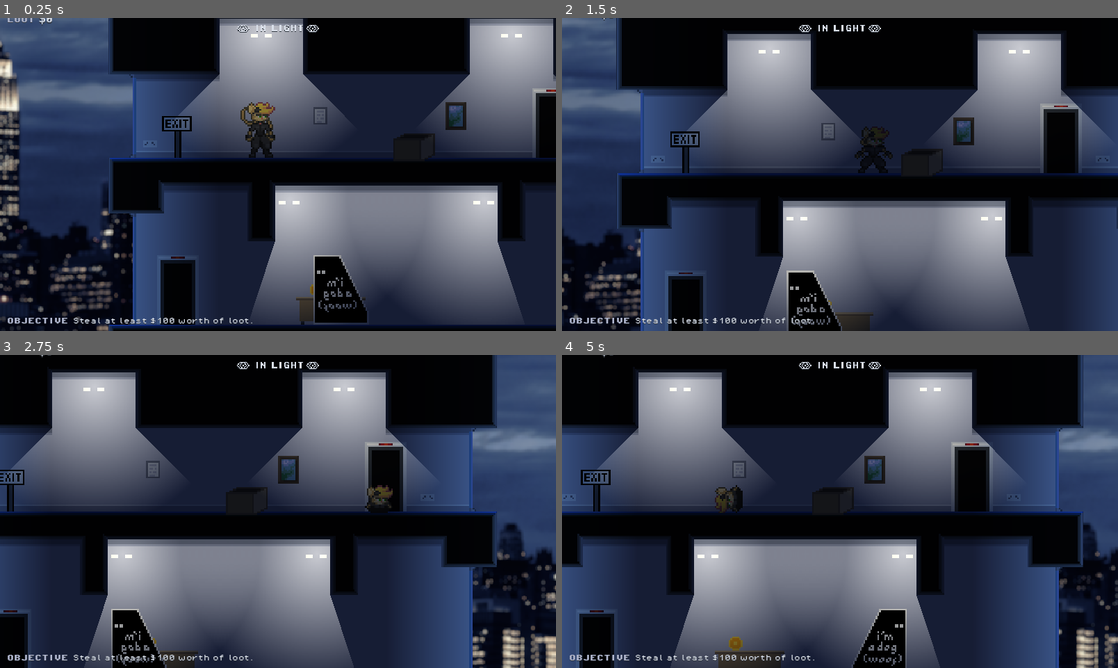
Above: before the commit, frames 1-4 (two rows, left to right).
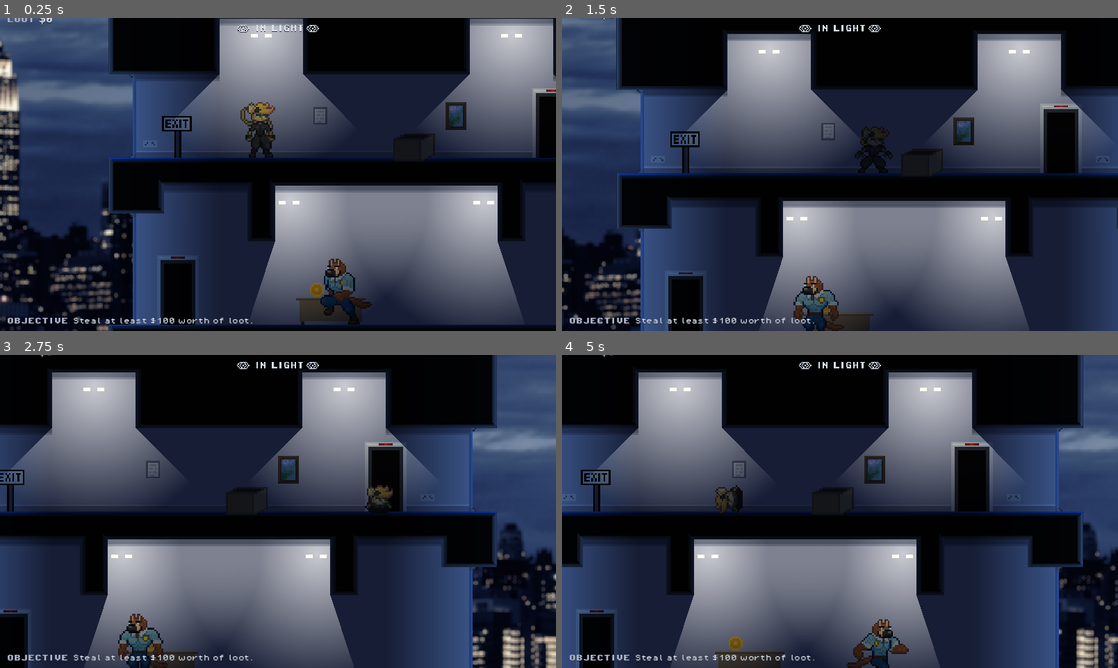
Above: after the commit, the same moments.

Repository: adamscott/catburglar
Game: Godot game, scene res://scenes/testbed.tscn
Two runs of this game, one before a commit and one after it. Both use one fixed random seed, a clock stepped at 60 frames per second and the inputs below. The project has no main scene, so this scene is started directly.
Inputs:
- Up to frame 1 (0.25 s): no input
- Up to frame 2 (1.5 s): hold Right (right) 0.53-1.28 s; tap X (interact) at 0.6, 1.35 s; hold Down (down) from 1.28 s (still down)
- Up to frame 3 (2.75 s): release Down (down) at 2.03 s; hold Right (right) from 2.03 s (still down); tap X (interact) at 2.1 s
- Up to frame 4 (5 s): tap X (interact) at 2.85, 3.6, 4.35 s; release Right (right) at 3.53 s; hold Left (left) from 3.53 s (still down)

The runs differ from the first frame. In frame 1, 1.5% of the frame differs, in the area x 56-67%, y 75-98%; in frame 2, 1.4%; in frame 3, 1.4%; in frame 4, 1.4%.

Commit message:
Add guard dog sprite

Diff:
--- a/game/objects/desk.tscn
+++ b/game/objects/desk.tscn
@@ -4,7 +4,7 @@
 [ext_resource type="Texture2D" uid="uid://cghkheaklv3ll" path="res://sprites/desk.png" id="1_h8ww6"]
 
 [sub_resource type="RectangleShape2D" id="RectangleShape2D_8smty"]
-size = Vector2(24, 16)
+size = Vector2(16, 16)
 
 [node name="Desk" type="Area2D" groups=["obscurer"]]
 z_index = 5
--- a/game/objects/guard.gd
+++ b/game/objects/guard.gd
@@ -1,7 +1,7 @@
 extends CharacterBody2D
 
 const WALK_SPEED : float = 40.0
-const THINKING_TIME : float = 0.5
+const THINKING_TIME : float = 1.0
 
 enum State {WAITING_AT_POINT, PATROLLING, SPOTTED_PLAYER, ALERT}
 
@@ -10,11 +10,14 @@
 @onready var sprite : Sprite2D = $Sprite2D
 @onready var patrol_points : Node2D = get_node(path_patrol_points)
 @onready var raycasts : Node2D = $Raycasts_Detection
+@onready var sprite_question : Sprite2D = $Sprite_Question
+@onready var sprite_exclamation : Sprite2D = $Sprite_Exclamation
 
 var current_state : int = State.PATROLLING
 var patrol_point_index : int = 0
 var thinking_time : float = 0.0
 var waiting_time : float = 2.0
+var anim_index : float = 0.0
 
 func select_next_patrol_point() -> void:
 	patrol_point_index = wrapi(patrol_point_index + 1, 0, patrol_points.get_child_count())
@@ -43,10 +46,11 @@
 	return null
 
 func _physics_process_waiting(delta : float) -> void:
+	sprite.frame = 0
 	if can_see_player():
 		current_state = State.SPOTTED_PLAYER
 		thinking_time = THINKING_TIME
-		print("Huh?")
+		sprite_question.show()
 	else:
 		waiting_time -= delta
 		if waiting_time <= 0.0:
@@ -55,10 +59,12 @@
 			print("Next!")
 
 func _physics_process_patrolling(delta : float) -> void:
+	anim_index += delta * 10.0
+	sprite.frame = 1 + wrapf(anim_index, 0, 10)
 	if can_see_player():
 		current_state = State.SPOTTED_PLAYER
 		thinking_time = THINKING_TIME
-		print("Huh?")
+		sprite_question.show()
 	else:
 		var destination_position : Vector2 = get_current_patrol_point().global_position
 		var distance_to_destination : float = global_position.distance_to(destination_position)
@@ -76,15 +82,17 @@
 				move_and_collide(Vector2.LEFT * WALK_SPEED * delta)
 
 func _physics_process_spotted_player(delta : float) -> void:
+	sprite.frame = 0
 	thinking_time -= delta
 	if thinking_time <= 0.0:
 		if can_see_player():
 			get_player().spotted()
 			current_state = State.ALERT
-			print("Hey!")
+			sprite_question.hide()
+			sprite_exclamation.show()
 		else:
 			current_state = State.PATROLLING
-			print("Eh.")
+			sprite_question.hide()
 
 func _physics_process(delta : float) -> void:
 	match current_state:
--- a/game/objects/guard.tscn
+++ b/game/objects/guard.tscn
@@ -1,7 +1,9 @@
-[gd_scene load_steps=4 format=3 uid="uid://c4mps0fd7w7o6"]
+[gd_scene load_steps=6 format=3 uid="uid://c4mps0fd7w7o6"]
 
 [ext_resource type="Script" path="res://objects/guard.gd" id="1_2k1pj"]
 [ext_resource type="Texture2D" uid="uid://qvu3r3ukmghp" path="res://sprites/guard.png" id="1_a0fpc"]
+[ext_resource type="Texture2D" uid="uid://ce0pjre7apwa1" path="res://sprites/question_bubble.png" id="3_sd5la"]
+[ext_resource type="Texture2D" uid="uid://fr4jedx70irm" path="res://sprites/exclamation_bubble.png" id="4_n77mr"]
 
 [sub_resource type="RectangleShape2D" id="RectangleShape2D_gke4u"]
 size = Vector2(16, 40)
@@ -13,8 +15,9 @@
 
 [node name="Sprite2D" type="Sprite2D" parent="."]
 texture_filter = 1
-position = Vector2(0, -20)
+position = Vector2(0, -18)
 texture = ExtResource("1_a0fpc")
+hframes = 11
 
 [node name="CollisionShape2D" type="CollisionShape2D" parent="."]
 position = Vector2(0, -20)
@@ -38,3 +41,31 @@
 [node name="RayCast2D4" type="RayCast2D" parent="Raycasts_Detection"]
 target_position = Vector2(32, 24)
 collision_mask = 2
+
+[node name="RayCast2D5" type="RayCast2D" parent="Raycasts_Detection"]
+target_position = Vector2(120, 24)
+collision_mask = 2
+
+[node name="RayCast2D6" type="RayCast2D" parent="Raycasts_Detection"]
+target_position = Vector2(120, 12)
+collision_mask = 2
+
+[node name="RayCast2D7" type="RayCast2D" parent="Raycasts_Detection"]
+target_position = Vector2(52, 24)
+collision_mask = 2
+
+[node name="RayCast2D8" type="RayCast2D" parent="Raycasts_Detection"]
+target_position = Vector2(120, -16)
+collision_mask = 2
+
+[node name="Sprite_Question" type="Sprite2D" parent="."]
+visible = false
+texture_filter = 1
+position = Vector2(16, -40)
+texture = ExtResource("3_sd5la")
+
+[node name="Sprite_Exclamation" type="Sprite2D" parent="."]
+visible = false
+texture_filter = 1
+position = Vector2(16, -40)
+texture = ExtResource("4_n77mr")
--- a/game/objects/player.gd
+++ b/game/objects/player.gd
@@ -42,7 +42,7 @@
 	return &""
 
 func can_be_spotted() -> bool:
-	return current_state in [State.NORMAL, State.CROUCHED, State.PICKING_LOCK, State.CRACKING_SAFE] and lit and !obscured
+	return current_state in [State.NORMAL, State.CROUCHING_DOWN, State.CROUCHED, State.STANDING_UP, State.ENTERING_ROLL, State.ROLLING, State.LEAVING_ROLL, State.PICKING_LOCK, State.CRACKING_SAFE] and lit and !obscured
 
 func update_obscured() -> void:
 	obscured = false
Binary file added: game/sprites/exclamation_bubble.png
Not shown, added: game/sprites/exclamation_bubble.png.import
Binary file changed: game/sprites/guard.png
Binary file added: game/sprites/question_bubble.png
Not shown, added: game/sprites/question_bubble.png.import
